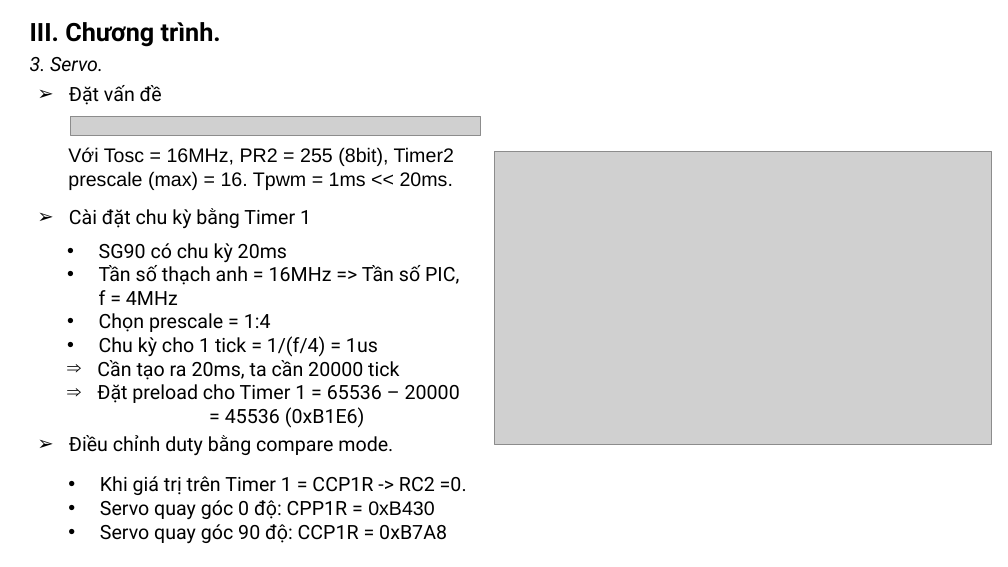
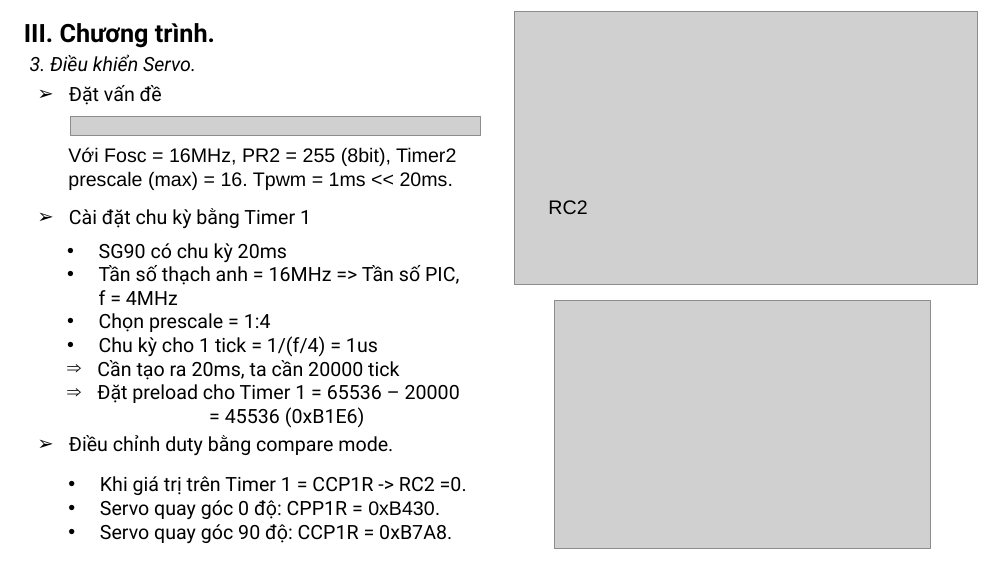
Before and after one commit to khanhnm08/HK_Egg_Incubator, a slide deck: slide 14 of Slide bao cao.pptx (slide 15 before the commit). Drawn at 1008x567 pixels with LibreOffice and Linux fonts; fonts in the diff are those of the drawing; grey boxes stand for pictures. Boxes give left, top, right and bottom in pixels: in the first picture for what was removed or moved away, otherwise in the second. Text is boxed around its words. In the diff, an @@ line names an element or a change of style, - is before the commit and + after.

```diff
--- a/Slide bao cao.pptx
+++ b/Slide bao cao.pptx
@@ text "III. Chương trình.": place and size @@
-text "III. Chương trình." at (30, 22, 221, 47)
+text "III. Chương trình." at (24, 23, 215, 48)
@@ picture: place and size @@
-picture at (495, 151, 992, 445)
+picture at (514, 11, 977, 284)
@@ text at (30, 54, 196, 72): text changed @@
-3. Servo.
+3. Điều khiển Servo.
@@ text at (68, 147, 456, 190): text changed @@
-Với Tosc = 16MHz, PR2 = 255 (8bit), Timer2 prescale (max) = 16. Tpwm = 1ms << 20ms.
+Với Fosc = 16MHz, PR2 = 255 (8bit), Timer2 prescale (max) = 16. Tpwm = 1ms << 20ms.
@@ text added at (548, 200, 587, 214), 14 pt, text #000000 @@
+RC2
@@ picture added at (555, 300, 930, 548) @@
@@ text at (100, 500, 452, 544): text changed @@
-• Servo quay góc 0 độ: CPP1R = 0xB430
-• Servo quay góc 90 độ: CCP1R = 0xB7A8
+• Servo quay góc 0 độ: CPP1R = 0xB430.
+• Servo quay góc 90 độ: CCP1R = 0xB7A8.
```
Also in this commit, not shown: 15 other slides changed, 1 slide added, 2 slides removed, 5 other files.
